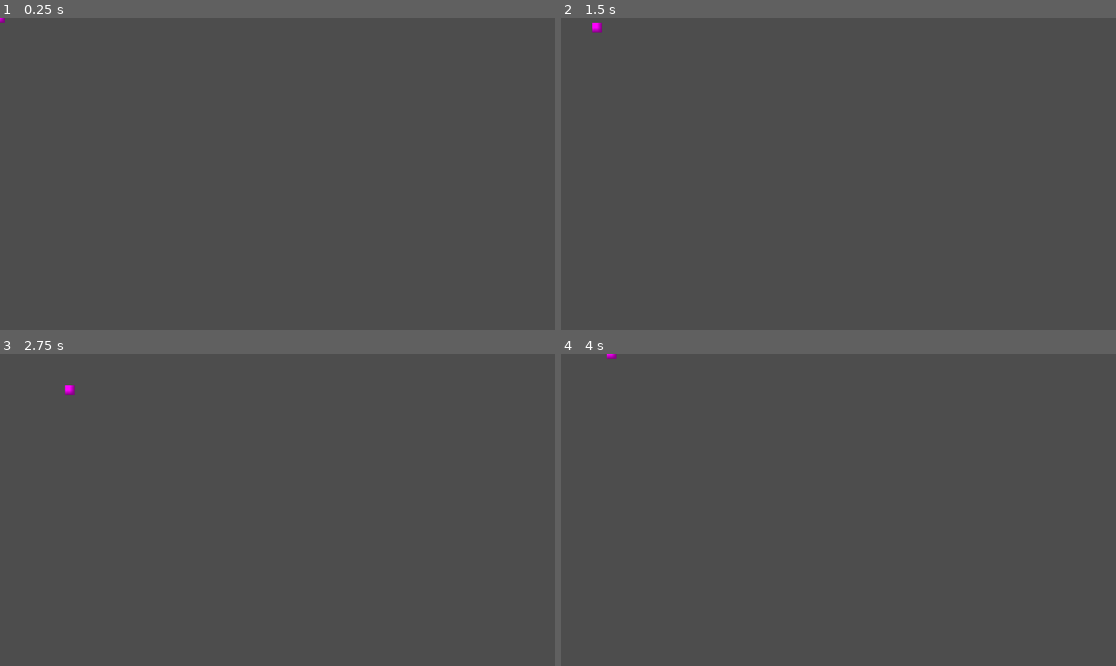
Above: before the commit, frames 1-4 (two rows, left to right).
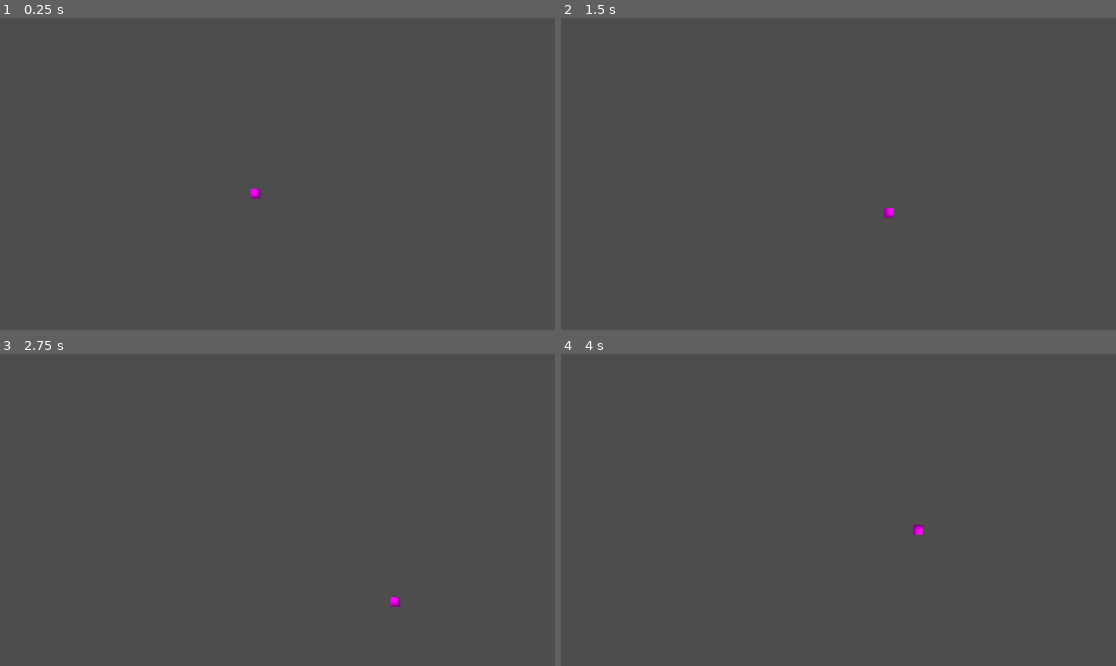
Above: after the commit, the same moments.

Repository: HadertS/alchemica-prototype-2
Game: Godot game, scene res://Scene/test.tscn
Two runs of this game, one before a commit and one after it. Both use one fixed random seed, a clock stepped at 60 frames per second and the inputs below. Before the commit the project starts from res://Scene/Player/Player.tscn.
Inputs:
- Up to frame 1 (0.25 s): no input
- Up to frame 2 (1.5 s): tap Enter at 0.5 s; hold Right (ui_right) 0.53-1.28 s; hold Down (ui_down) from 1.28 s (still down)
- Up to frame 3 (2.75 s): release Down (ui_down) at 2.03 s; hold Right (ui_right) from 2.03 s (still down)
- Up to frame 4 (4 s): release Right (ui_right) at 2.78 s; hold Up (ui_up) 2.78-3.53 s; hold Left (ui_left) from 3.53 s (still down)

The runs differ from the first frame. In frame 1, less than 0.1% of the frame differs, in the area x 0-47%, y 0-58%; in frame 2, 0.1%, in the area x 5-61%, y 1-65%; in frame 3, 0.1%; in frame 4, less than 0.1%.

Commit message:
changed default scene and added look_at functionality to movement component

Diff:
--- a/Scene/Player/Player.tscn
+++ b/Scene/Player/Player.tscn
@@ -22,7 +22,9 @@
 unique_name_in_owner = true
 script = ExtResource("1_dsw18")
 
-[node name="MovementComponent" type="Node" parent="." unique_id=1092505381 node_paths=PackedStringArray("body")]
+[node name="MovementComponent" type="Node" parent="." unique_id=1092505381 node_paths=PackedStringArray("body", "model")]
 unique_name_in_owner = true
 script = ExtResource("3_e35vl")
 body = NodePath("..")
+model = NodePath("../Sprite2D")
+speed = 200.0
--- a/Scene/test.tscn
+++ b/Scene/test.tscn
@@ -5,3 +5,4 @@
 [node name="Test" type="Node2D" unique_id=1149477348]
 
 [node name="Player" parent="." unique_id=1600506789 instance=ExtResource("1_wsa5o")]
+position = Vector2(531, 365)
--- a/Script/Component/Input/input_component.gd
+++ b/Script/Component/Input/input_component.gd
@@ -6,4 +6,3 @@
 func update():
     # Read input and assemble movement vector based on default Godot input actions.
     move_direction = Input.get_vector("ui_left", "ui_right", "ui_up", "ui_down")
-    print("move_direction: ", move_direction)
--- a/Script/Component/Movement/movement_component.gd
+++ b/Script/Component/Movement/movement_component.gd
@@ -1,16 +1,18 @@
 class_name MovementComponent extends Node
 
 @export var body: CharacterBody2D
-@export var sprite: Node2D
+@export var model: Node2D
 @export var speed := 100.0
 
 var direction: Vector2 = Vector2.ZERO
 
-func tick(delta: float)->void:
+func tick(delta: float) -> void:
     if body == null:
         return
 
     body.velocity.x = direction.x * speed
     body.velocity.y = direction.y * speed
     body.move_and_slide()
-    print("body.velocity: ", body.velocity)
+    if model and direction.length() > 0.001:
+        var look_direction := direction.normalized()
+        model.look_at(model.global_position + look_direction)
--- a/project.godot
+++ b/project.godot
@@ -11,7 +11,7 @@
 [application]
 
 config/name="Alchemica prototype 2"
-run/main_scene="uid://di73vmar74f7t"
+run/main_scene="uid://da41akhdk20uv"
 config/features=PackedStringArray("4.6", "Forward Plus")
 config/icon="res://icon.svg"
 
